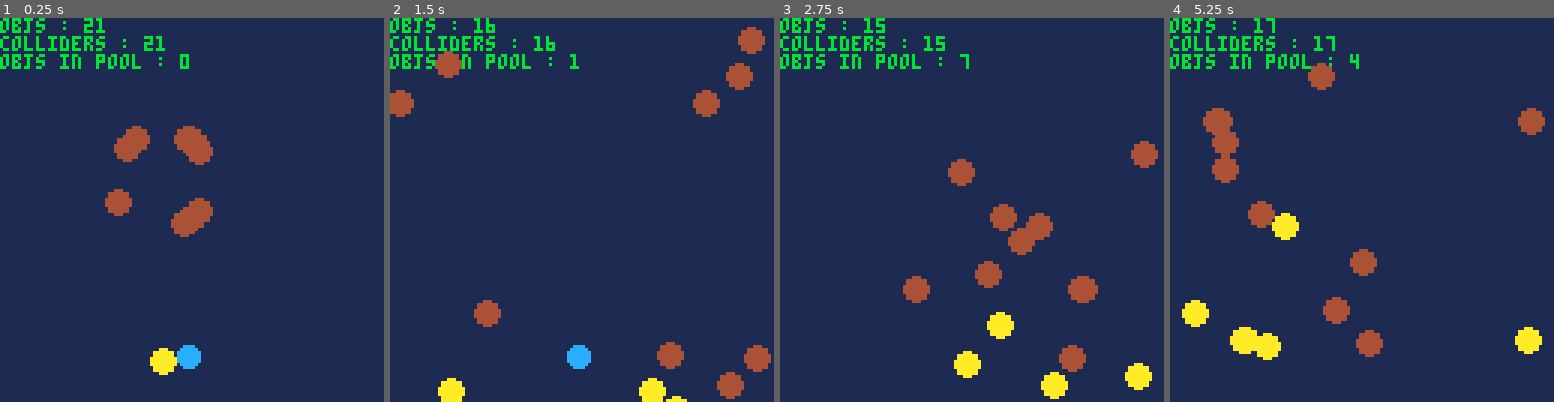
Above: before the commit, frames 1-4 (left to right).
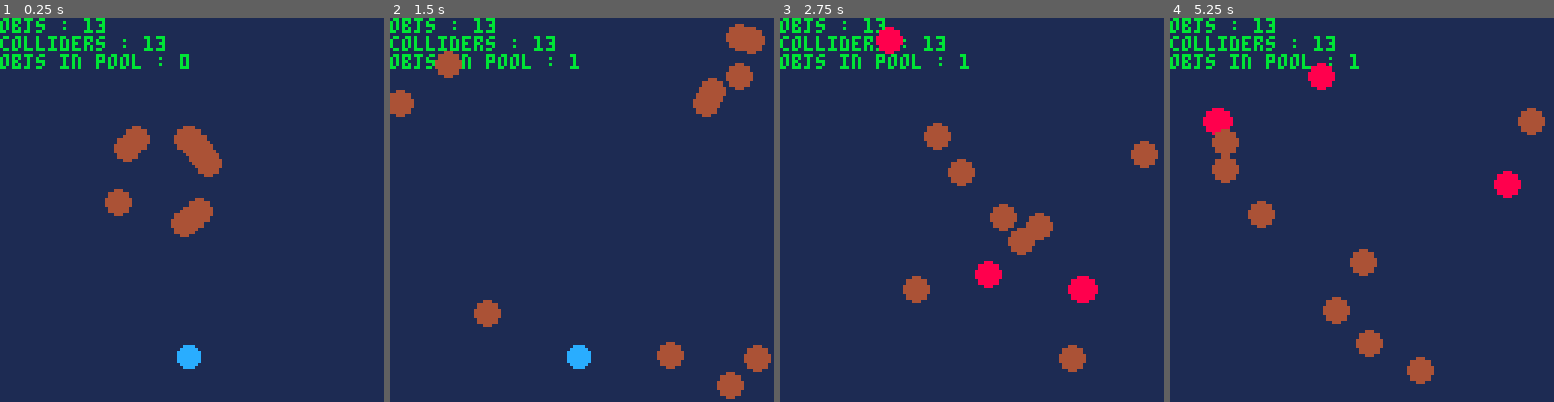
Above: after the commit, the same moments.

Repository: chihirotange/pico8
Game: PICO-8 cartridge shmup2/main.p8
Two runs of this game, one before a commit and one after it. Both use one fixed random seed, a clock stepped at 60 frames per second and the inputs below.
Inputs:
- Up to frame 1 (0.25 s): no input
- Up to frame 2 (1.5 s): tap O (Z key) at 0.7 s
- Up to frame 3 (2.75 s): hold Right 1.6-2.1 s; tap O (Z key) at 1.7, 2.1, 2.5 s; hold Up 2.15-2.42 s; hold Right from 2.47 s (still down)
- Up to frame 4 (5.25 s): tap O (Z key) every 0.4 s from 2.9 to 4.9 s; release Right at 3.03 s; hold Left 3.08-3.58 s; hold Down 3.63-3.97 s; hold Right 4.02-4.68 s; hold Up 4.73-5.03 s; hold Left from 5.08 s (still down)

The runs differ from the first frame. In frame 1, 0.8% of the frame differs, in the area x 21-58%, y 0-93%; in frame 2, 1.3%; in frame 3, 3.1%; in frame 4, 3.5%, in the area x 3-97%, y 1-96%.

Commit message:
spatial hash collision

Diff:
--- a/shmup2/bullet.lua
+++ b/shmup2/bullet.lua
@@ -25,14 +25,14 @@
                 self:destroy()
             end
         end,
-        detect_collision = function(self)
-            for obj in all(all_collider_object) do
-                if col(self, obj) and not obj.pending_destroy then
-                    self:on_overlap(obj)
-                    obj:on_overlap(self)
-                end
-            end
-        end,
+        -- detect_collision = function(self)
+        --     for obj in all(all_collider_object) do
+        --         if col(self, obj) and not obj.pending_destroy then
+        --             self:on_overlap(obj)
+        --             obj:on_overlap(self)
+        --         end
+        --     end
+        -- end,
         draw = function(self)
             local _ENV = self
             circfill(loc.x + r, loc.y + r, r, 10)
--- a/shmup2/enemy.lua
+++ b/shmup2/enemy.lua
@@ -4,11 +4,12 @@
     foo = _loc
     if type == _type_ene_basic then
         create_object({
+            _col = 4,
             loc = _loc,
             team = _team_enemy,
             type = _type_ene_basic,
             shoot_timer = 0, -- shoot delay in frame
-            shoot_delay = 30,
+            shoot_delay = 10,
             mov_spd = 1,
             mov_dir = v_rnd(),
             init = function(self)
@@ -16,11 +17,12 @@
             end,
             update = function(self)
                 local _ENV = self
+                -- _col = 4
                 -- shoot
-                if shoot_timer == 0 then
-                    create_bullet(team, loc, v_down, 4, 4)
-                    shoot_timer = shoot_delay
-                end
+                -- if shoot_timer == 0 then
+                --     create_bullet(team, loc, v_down, 4, 4)
+                --     shoot_timer = shoot_delay
+                -- end
                 shoot_timer -= 1
 
                 -- move
@@ -38,15 +40,18 @@
                 local _ENV = self
                 if other_obj.team ~= team
                     and contains(other_obj.tags, "can_deal_dmg") then
-                    create_part_system(loc, 10, 8, 20)
-                    self:destroy()
+                    -- create_part_system(loc, 10, 8, 20)
+                    -- self:destroy()
+                    _col = 8
                     -- mov_dir = v_rnd()
                     -- mov_spd += 0.5
+                -- else
+                    -- _col = 4
                 end
             end,
             draw = function(self)
                 local _ENV = self
-                circfill(loc.x + 4, loc.y + 4, 4, 4)
+                circfill(loc.x + 4, loc.y + 4, 4, _col)
             end
         }, true)
     else
--- a/shmup2/framework/class.lua
+++ b/shmup2/framework/class.lua
@@ -5,6 +5,8 @@
 all_collider_object = {}
 pool_objects = {}
 pending_add_objects = {}
+
+collider_bucket = {size = 20, prop = "loc"}
 
 object_base = setmetatable ({
     loc = v_zero,
@@ -18,7 +20,13 @@
     on_overlap = function(self, other_obj)
     end,
     detect_collision = function(self)
-
+        local _ENV = self
+        for i in all(bget(collider_bucket, loc)) do
+            -- printh(count(bget(collider_bucket, loc)))
+            if col(self,i) and not i.pending_destroy then
+                i:on_overlap(self)
+            end
+        end
     end,
     update = function(self)
     end,
@@ -46,8 +54,10 @@
     pending_add_objects = {}
 
     for obj in all(all_collider_object) do
+        bstore(collider_bucket, obj)
         obj:detect_collision()
     end
+
     for obj in all(all_objects) do
         obj:update()
     end
--- a/shmup2/framework/collision.lua
+++ b/shmup2/framework/collision.lua
@@ -7,3 +7,119 @@
     col_y = abs(a.loc.y + a.h/2 - b.loc.y - b.h/2) < (a.h + b.h)/2
     return col_y and col_x
 end
+
+
+
+-- bucket hash lib - by github.com/selfsame
+
+_9 = {}
+function point(x,y) return {x=x,y=y} end
+for x=-1,1 do for y=-1,1 do add(_9,point(x,y)) end end
+function p_str(p) return p.x..","..p.y end
+function coords(p, s) return point(flr(p.x*(1/s)),flr(p.y*(1/s))) end
+
+function str_p(s)
+  for i=1,#s do if sub(s,i,i) == "," then
+    return point(sub(s, 1, i-1)+0, sub(s, i+1, #s)+0)
+end end end
+
+function badd(k,e,_b)
+  _b[k] = _b[k] or {}
+  add(_b[k], e)
+end
+
+function bstore(_b,e)
+  local p = p_str(coords(e[_b.prop],_b.size))
+  local k = e._k
+  if k then
+    if (k != p) then
+      local b = _b[k]
+      del(b,e)
+      if (#b == 0) _b[k]=nil
+      badd(p,e,_b)
+    end
+  else badd(p,e,_b) end
+  e._k = p
+end
+
+function bget(_b, p)
+  local p = coords(p, _b.size)
+  local _ = {}
+  for o in all(_9) do
+    local found = _b[p_str(point(p.x+o.x,p.y+o.y))]
+    if found then for e in all(found) do add(_,e) end end
+  end
+  return _
+end
+
+
+-- usage
+-- create a data 'store' {size=30,prop="pos"}
+-- store.prop should match your entities' position property name,
+-- which should be a 'point' value like {x=0,y=0}
+-- store.size should be tuned to the max neighbor distance you'll be finding
+
+-- periodically call bstore(store, entity) to update their bucket membership
+
+-- bget(store, point) returns stored entities from a 3x3 square of buckets around
+-- the given point, filter these by a distance function if you need more precision
+
+-- remember you can maintain multiple stores based on the needs of your game!
+
+
+-- demo
+
+-- bugstore = {size=20,prop="loc"}
+-- cam = point(0,0)
+-- bugs = {}
+
+-- function vmul(v, n) return point(v.x*n, v.y*n) end
+
+-- function pline(a,b,color) line(a.x,a.y,b.x,b.y,color) end
+
+-- function bug() return {pos=point(rnd(300),rnd(300))} end
+
+-- function wander(e)
+--   e.pos.x += rnd(4)-2
+--   e.pos.y += rnd(4)-2
+-- end
+
+-- function show_neighbors(me)
+--   for e in all(bget(bugstore,me.pos)) do
+--     if (e != me) then
+--       pline(me.pos,e.pos, 5)
+--     end
+--   end
+-- end
+
+
+-- for i=1,100 do
+--   add(bugs,bug())
+-- end
+
+-- function _update60()
+--   if btn(0) then cam.x -= 2 end
+--   if btn(1) then cam.x += 2 end
+--   if btn(2) then cam.y -= 2 end
+--   if btn(3) then cam.y += 2 end
+--   foreach(bugs,wander)
+--   for e in all(bugs) do
+--     bstore(bugstore, e)
+--   end
+-- end
+
+-- function _draw()
+--   cls()
+--   camera(cam.x,cam.y)
+--   for k,v in pairs(bugstore) do -- bucket visualization
+--     if(type(v) == "table") then
+--       p = vmul(str_p(k),bugstore.size)
+--       print(#v,p.x+2,p.y+2)
+--       rect(p.x,p.y,p.x+bugstore.size,p.y+bugstore.size,1)
+--     end
+--   end
+--   foreach(bugs,show_neighbors)
+--   for e in all(bugs) do
+--     spr(0,e.pos.x,e.pos.y,1,1)
+--   end
+-- end
--- a/shmup2/game.lua
+++ b/shmup2/game.lua
@@ -1,6 +1,6 @@
 function _init()
     printh("start")
-    for i = 1,10 do
+    for i = 1,12 do
         create_enemy(vector(50, 50), _type_ene_basic)
     end
     -- create_enemy(vector(50,50), _type_ene_basic)
--- a/shmup2/ship.lua
+++ b/shmup2/ship.lua
@@ -3,7 +3,7 @@
     vel = v_zero,
     w = 8,
     h = 8,
-    tag = "ship",
+    tags = {"ship", "can_deal_dmg"},
     team = _team_player,
     sx = 0,
     sy = 0,
@@ -46,6 +46,8 @@
         loc = v_add(loc, vel)
 
         bul_timer -= 1
+
+        printh(count(bget(collider_bucket, loc)))
     end,
 
     draw = function(self)
